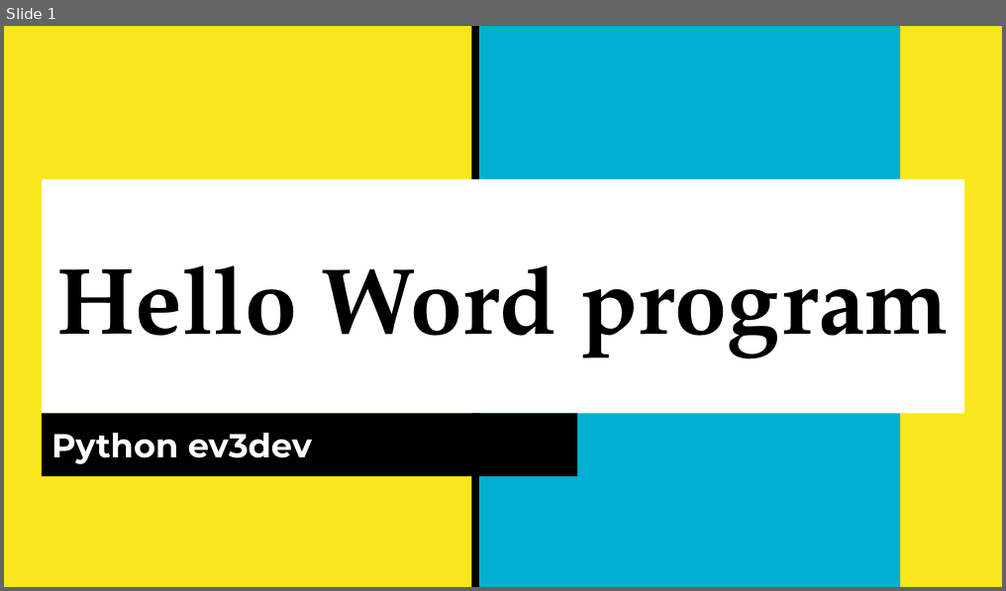
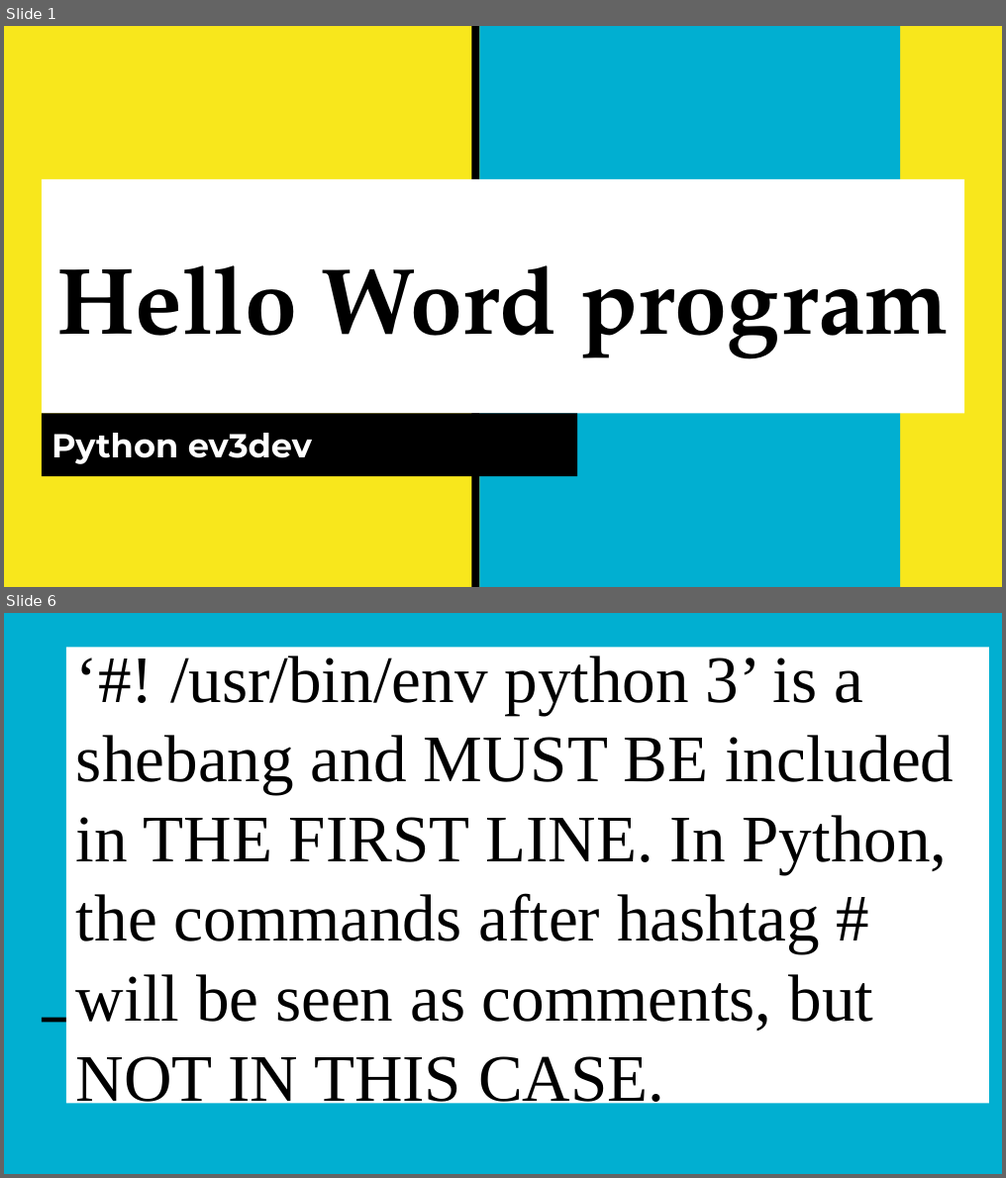
Before and after one commit to stmu-camp/ev3dev, a slide deck: PythonCodeAndDocs/Lessons/Lesson 2_ Hello World!.pptx. Shown one above the other, each under a label of ours: slide 1 before the commit, slides 1 and 6 after it; the slides between them are not shown. The pictures are 1006x591 and 1006x1178 pixels, drawn with LibreOffice and Linux fonts; fonts in the diff are those of the drawing. Boxes give left, top, right and bottom in pixels: in the first picture for what was removed or moved away, otherwise in the second. Text is boxed around its words. In the diff, an @@ line names an element or a change of style, - is before the commit and + after.

```diff
--- a/PythonCodeAndDocs/Lessons/Lesson 2_ Hello World!.pptx
+++ b/PythonCodeAndDocs/Lessons/Lesson 2_ Hello World!.pptx
@@ slide 6 added at (4,613,1002,1174), background #01AFD1 @@
@@ title added at (65,647,989,1103), fill #FFFFFF, 48 pt, text #000000 @@
+‘#! /usr/bin/env python 3’ is a shebang and MUST BE included in THE FIRST LINE. In Python, the commands after hashtag # will be seen as comments, but NOT IN THIS CASE.
@@ rectangle added at (42,1017,965,1022), fill #000000 @@
```
Also in this commit, not shown: 11 other slides added, 1 slide removed, 4 other files.
